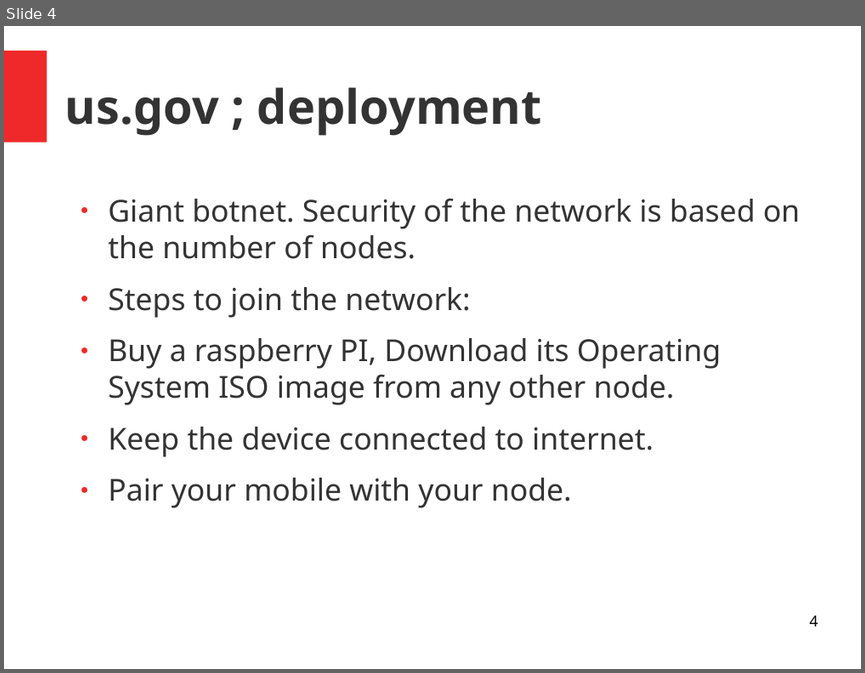
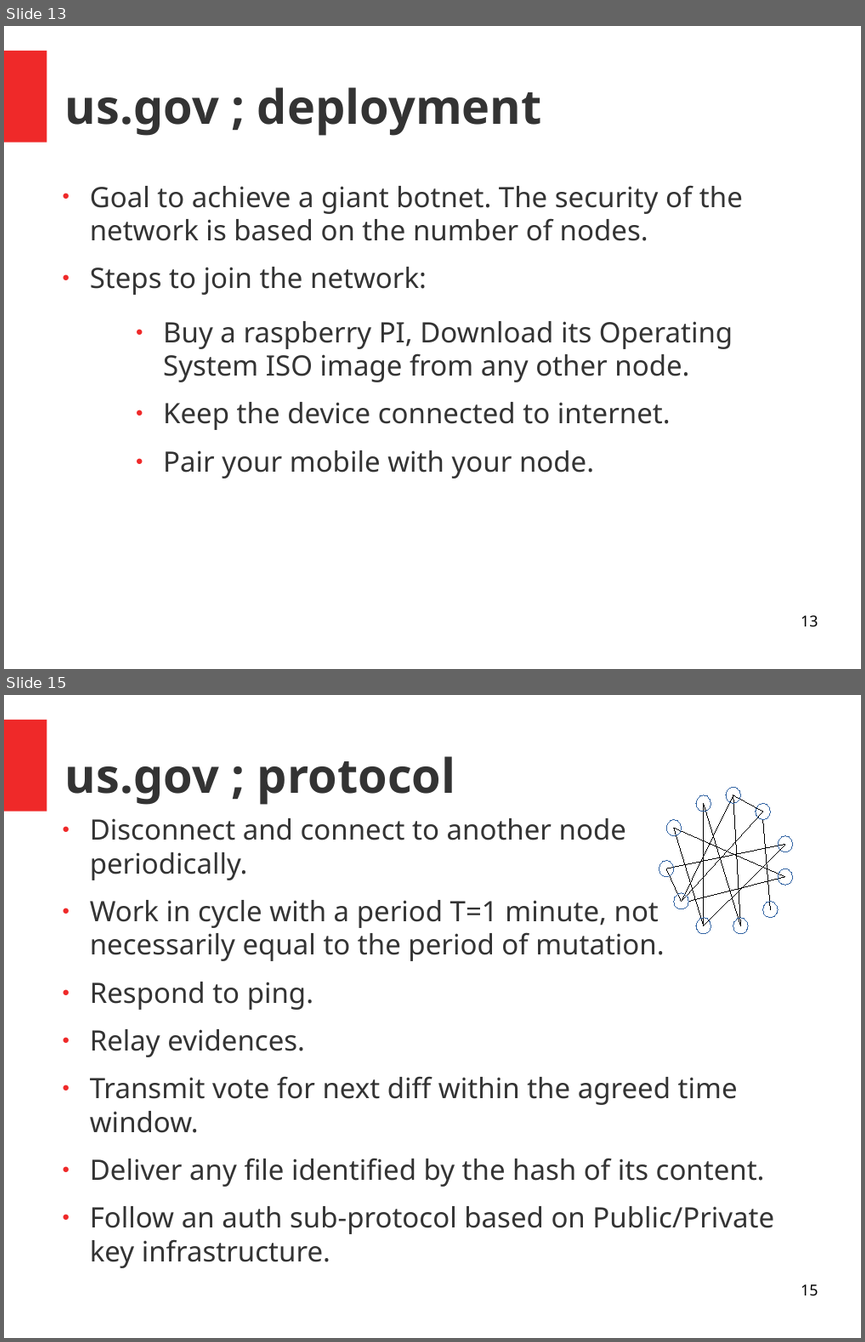
Before and after one commit to RedSkiesIO/ac-core-doc, a slide deck: us.gov.odp. Shown one above the other, each under a label of ours: slide 4 before the commit, slides 13 and 15 after it; the slides between them are not shown. The pictures are 865x673 and 865x1342 pixels, drawn with LibreOffice and Linux fonts; fonts in the diff are those of the drawing. Boxes give left, top, right and bottom in pixels: in the first picture for what was removed or moved away, otherwise in the second. Text is boxed around its words. In the diff, an @@ line names an element or a change of style, - is before the commit and + after.

```diff
--- a/us.gov.odp
+++ b/us.gov.odp
@@ slide 15 added at [4, 695, 861, 1338], background #FFFFFF; not listed: 1 template element that a slide beside it also shows @@
@@ title added at [65, 756, 455, 805], 44 pt, text #333333, bold @@
+us.gov ; protocol
@@ text added at [90, 818, 774, 1268], 26 pt, text #333333 @@
+● Disconnect and connect to another node periodically.
+● Work in cycle with a period T=1 minute, not necessarily equal to the period of mutation.
+● Respond to ping.
+● Relay evidences.
+● Transmit vote for next diff within the agreed time window.
+● Deliver any file identified by the hash of its content.
+● Follow an auth sub-protocol based on Public/Private key infrastructure.
@@ group added at [659, 787, 793, 934]: 13 lines, 11 ellipses @@
@@ page number added at [800, 1284, 817, 1296], 14 pt, text #000000 @@
+15
@@ what was slide 4 is now slide 13 @@
@@ slide 13 changed as well @@
@@ text added at [90, 185, 743, 295], 26 pt, text #333333 @@
+● Goal to achieve a giant botnet. The security of the network is based on the number of nodes.
+● Steps to join the network:
@@ text at [108, 199, 800, 318]: paragraphs removed @@
-● Giant botnet. Security of the network is based on the number of nodes.
-● Steps to join the network:
@@ text "Buy a raspberry PI, Download ...": place and size @@
-text "Buy a raspberry PI, Download ..." at [108, 199, 800, 508]
+text "Buy a raspberry PI, Download ..." at [163, 321, 732, 478]
@@ text "Buy a raspberry PI, Download ..." at [163, 321, 732, 478]: size 28 to 26 pt; less space between paragraphs @@
@@ page number at [800, 615, 817, 627]: text changed @@
-4
+13
```
Also in this commit, not shown: 11 other slides changed, 16 other slides added.
